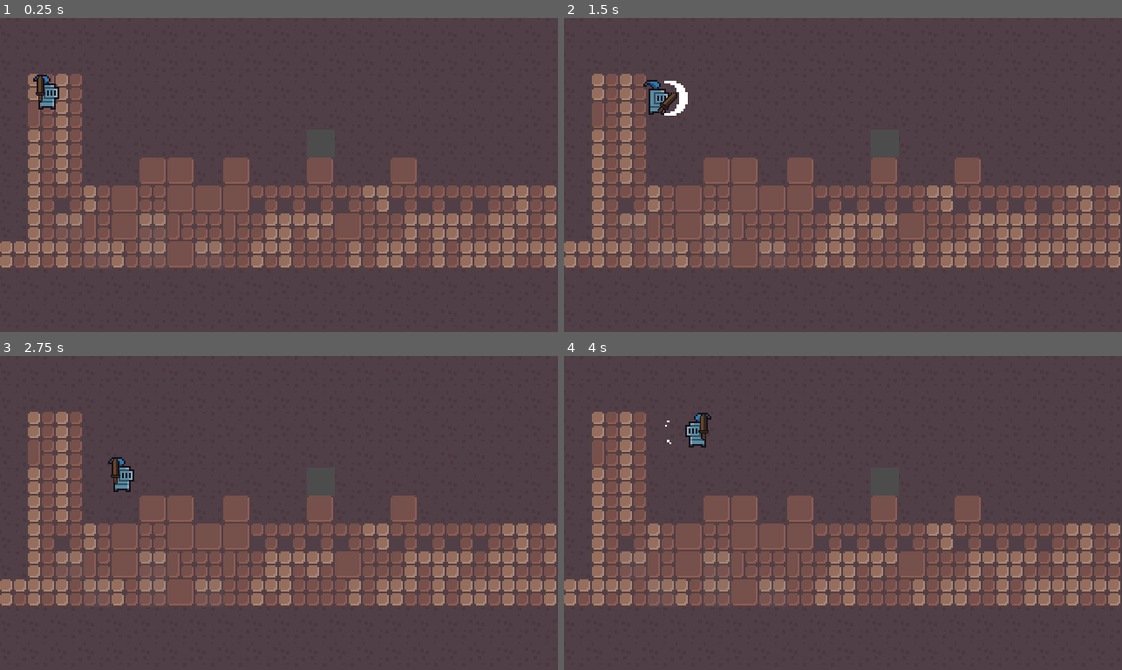
Above: before the commit, frames 1-4 (two rows, left to right).
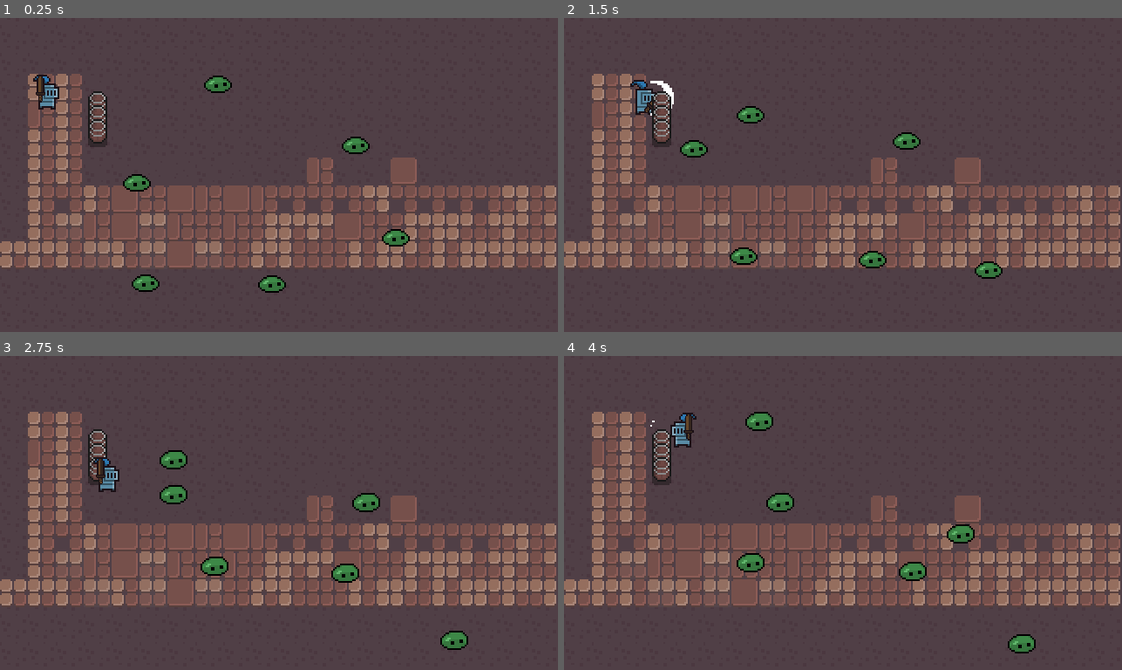
Above: after the commit, the same moments.

Repository: mateusKoppe/get-out-of-this-dungeon
Game: Godot game, scene res://World.tscn
The game is run twice, just before and just after one commit, with the same random seed, the same clock (stepped at 60 frames per second) and the same inputs.
Inputs:
- Up to frame 1 (0.25 s): no input
- Up to frame 2 (1.5 s): hold Right (ui_right) 0.53-1.28 s; tap Space (attack) at 0.6, 1.35 s; hold Down (ui_down) from 1.28 s (still down)
- Up to frame 3 (2.75 s): release Down (ui_down) at 2.03 s; hold Right (ui_right) from 2.03 s (still down); tap Space (attack) at 2.1 s
- Up to frame 4 (4 s): release Right (ui_right) at 2.78 s; hold Up (ui_up) 2.78-3.53 s; tap Space (attack) at 2.85, 3.6 s; hold Left (ui_left) from 3.53 s (still down)

The runs differ from the first frame. In frame 1, 3.0% of the frame differs, in the area x 15-74%, y 18-88%; in frame 2, 3.7%; in frame 3, 3.7%; in frame 4, 3.9%, in the area x 15-85%, y 17-95%.

Commit message:
Implement enemies

Diff:
--- /dev/null
+++ b/Enemies/Slime.gd
@@ -0,0 +1,15 @@
+extends KinematicBody2D
+
+export var MAX_SPEED = 20
+export var ACCELERATION = 5
+
+var move_direction = Vector2.ZERO
+var target_direction = Vector2.ZERO
+
+func _physics_process(delta):
+	var direction = global_position.direction_to(target_direction)
+	move_direction = move_direction.move_toward(direction * MAX_SPEED, ACCELERATION)
+	move_and_slide(move_direction)
+
+func _on_Wander_new_target_position(direction):
+	target_direction = direction
--- /dev/null
+++ b/Enemies/Slime.tscn
@@ -0,0 +1,59 @@
+[gd_scene load_steps=12 format=2]
+
+[ext_resource path="res://Enemies/slime_run_spritesheeet.png" type="Texture" id=1]
+[ext_resource path="res://Enemies/Wander.tscn" type="PackedScene" id=2]
+[ext_resource path="res://Enemies/Slime.gd" type="Script" id=3]
+
+[sub_resource type="AtlasTexture" id=1]
+atlas = ExtResource( 1 )
+region = Rect2( 0, 0, 16, 16 )
+
+[sub_resource type="AtlasTexture" id=2]
+atlas = ExtResource( 1 )
+region = Rect2( 16, 0, 16, 16 )
+
+[sub_resource type="AtlasTexture" id=3]
+atlas = ExtResource( 1 )
+region = Rect2( 32, 0, 16, 16 )
+
+[sub_resource type="AtlasTexture" id=4]
+atlas = ExtResource( 1 )
+region = Rect2( 48, 0, 16, 16 )
+
+[sub_resource type="AtlasTexture" id=5]
+atlas = ExtResource( 1 )
+region = Rect2( 64, 0, 16, 16 )
+
+[sub_resource type="AtlasTexture" id=6]
+atlas = ExtResource( 1 )
+region = Rect2( 80, 0, 16, 16 )
+
+[sub_resource type="SpriteFrames" id=7]
+animations = [ {
+"frames": [ SubResource( 1 ), SubResource( 2 ), SubResource( 3 ), SubResource( 4 ), SubResource( 5 ), SubResource( 6 ) ],
+"loop": true,
+"name": "default",
+"speed": 10.0
+} ]
+
+[sub_resource type="CircleShape2D" id=8]
+radius = 3.16068
+
+[node name="Slime" type="KinematicBody2D"]
+script = ExtResource( 3 )
+
+[node name="AnimatedSprite" type="AnimatedSprite" parent="."]
+position = Vector2( 0, -7.27704 )
+frames = SubResource( 7 )
+frame = 1
+playing = true
+
+[node name="CollisionShape2D" type="CollisionShape2D" parent="."]
+position = Vector2( 0, -4.84739 )
+shape = SubResource( 8 )
+
+[node name="Wander" parent="." instance=ExtResource( 2 )]
+wander_range = 60
+target_interval = 4
+target_interval_range = 1
+[connection signal="new_target_position" from="Wander" to="." method="_on_Wander_new_target_position"]
--- /dev/null
+++ b/Enemies/Wander.tscn
@@ -0,0 +1,10 @@
+[gd_scene load_steps=2 format=2]
+
+[ext_resource path="res://Wander.gd" type="Script" id=1]
+
+[node name="Wander" type="Node2D"]
+script = ExtResource( 1 )
+
+[node name="Timer" type="Timer" parent="."]
+one_shot = true
+[connection signal="timeout" from="Timer" to="." method="_on_Timer_timeout"]
--- /dev/null
+++ b/Map/Barrel.tscn
@@ -0,0 +1,16 @@
+[gd_scene load_steps=3 format=2]
+
+[ext_resource path="res://Map/barrel.png" type="Texture" id=1]
+
+[sub_resource type="RectangleShape2D" id=1]
+extents = Vector2( 4.93477, 3.65128 )
+
+[node name="Barrel" type="StaticBody2D"]
+
+[node name="Sprite" type="Sprite" parent="."]
+position = Vector2( 0.574524, -6.15962 )
+texture = ExtResource( 1 )
+
+[node name="CollisionShape" type="CollisionShape2D" parent="."]
+position = Vector2( 0, -4.92218 )
+shape = SubResource( 1 )
--- a/Player/Player.tscn
+++ b/Player/Player.tscn
@@ -289,6 +289,9 @@
 "values": [ 0.0 ]
 }
 
+[sub_resource type="RectangleShape2D" id=5]
+extents = Vector2( 2.29694, 5.02316 )
+
 [node name="Player" type="KinematicBody2D"]
 script = ExtResource( 2 )
 
@@ -317,3 +320,8 @@
 position = Vector2( 3.721, -11.927 )
 scale = Vector2( 0.731908, 0.731908 )
 texture = ExtResource( 3 )
+
+[node name="CollisionShape" type="CollisionShape2D" parent="."]
+position = Vector2( 0, -2.83889 )
+rotation = 1.5708
+shape = SubResource( 5 )
--- /dev/null
+++ b/Wander.gd
@@ -0,0 +1,47 @@
+extends Node2D
+
+export var wander_range = 25
+export var around_origin = true
+export var target_interval = 3
+export var target_interval_range = 0
+
+var target_direction = Vector2.ZERO
+
+const MIN_INTERVAL = 1
+
+onready var start_position = global_position
+
+signal new_target_position
+
+func get_interval_in_range():
+	var min_interval = min(MIN_INTERVAL, target_interval - target_interval_range)
+	var max_interval = max(MIN_INTERVAL, target_interval + target_interval_range)
+	return rand_range(min_interval, max_interval)
+
+func get_pivot():
+	return start_position if around_origin else global_position
+
+func get_random_direction():
+	var direction = Vector2(
+		rand_range(-wander_range, wander_range),
+		rand_range(-wander_range, wander_range)
+	)
+	return direction
+
+func refresh_target_position():
+	var pivot = get_pivot()
+	var direction = get_random_direction()
+	target_direction = pivot + direction
+	emit_signal("new_target_position", target_direction)
+
+func start_timeout(duration):
+	$Timer.start(duration)
+
+func _ready():
+	randomize()
+	refresh_target_position()
+	start_timeout(get_interval_in_range())
+
+func _on_Timer_timeout():
+	refresh_target_position()
+	start_timeout(get_interval_in_range())
--- a/World.tscn
+++ b/World.tscn
@@ -19,6 +19,8 @@
 [ext_resource path="res://Map/floor/floor_6.png" type="Texture" id=17]
 [ext_resource path="res://Map/floor/floor_side2.png" type="Texture" id=18]
 [ext_resource path="res://Player/Player.tscn" type="PackedScene" id=19]
+[ext_resource path="res://Map/Barrel.tscn" type="PackedScene" id=20]
+[ext_resource path="res://Enemies/Slime.tscn" type="PackedScene" id=21]
 
 [sub_resource type="TileSet" id=1]
 0/name = "floor_1.png 0"
@@ -280,7 +282,36 @@
 tile_set = SubResource( 1 )
 cell_size = Vector2( 16, 16 )
 format = 1
-tile_data = PoolIntArray( 0, 4, 0, 1, 4, 0, 2, 4, 0, 3, 4, 0 …(1100 unchanged characters)…  4, 0, 262153, 4, 0, 262154, 4, 0, 262156, 4, 0, 262157, 4, 0, 262158, 4, 0, 262159, 4, 0, 262160, 4, 0, 262161, 4, 0, 262162, 4, 0, 262163, 4, 0, 327680, 4, 0, 327681, 11, 0, 327682, 11, 0, 327683, 4, 0, 327684, 4, 0, 327685, 1, 0, 327686, 1, 0, 327687, 4, 0, 327688, 1, 0, 327689, 4, 0, 327690, 4, 0, 327691, 1, 0, 327692, 4, 0, 327693, 4, 0, 327694, 1, 0, 327695, 4, 0, 327696, 4, 0, 327697, 4, 0, 327698, 4, 0, 327699, 4, 0, 393216, 4, 0, 393217, 11, 0, 393218, 2, 0, 393219, 11, 0, 393220, 1, 0, 393221, 0, 0, 393222, 1, 0, 393223, 1, 0, 393224, 1, 0, 393225, 2, 0, 393226, 2, 0, 393227, 2, 0, 393228, …(1537 unchanged characters)…
-
-[node name="Player" parent="." instance=ExtResource( 19 )]
+tile_data = PoolIntArray( 0, 4, 0, 1, 4, 0, 2, 4, 0, 3, 4, 0 …(1100 unchanged characters)…  4, 0, 262153, 4, 0, 262154, 4, 0, 262155, 9, 0, 262156, 4, 0, 262157, 4, 0, 262158, 4, 0, 262159, 4, 0, 262160, 4, 0, 262161, 4, 0, 262162, 4, 0, 262163, 4, 0, 327680, 4, 0, 327681, 11, 0, 327682, 11, 0, 327683, 4, 0, 327684, 4, 0, 327685, 9, 0, 327686, 9, 0, 327687, 4, 0, 327688, 9, 0, 327689, 4, 0, 327690, 4, 0, 327691, 3, 0, 327692, 4, 0, 327693, 4, 0, 327694, 1, 0, 327695, 4, 0, 327696, 4, 0, 327697, 4, 0, 327698, 4, 0, 327699, 4, 0, 393216, 4, 0, 393217, 11, 0, 393218, 2, 0, 393219, 11, 0, 393220, 1, 0, 393221, 0, 0, 393222, 1, 0, 393223, 3, 0, 393224, 1, 0, 393225, 3, 0, 393226, 2, 0, 393227, 2, 0, 393228, …(1537 unchanged characters)…
+
+[node name="YSort" type="YSort" parent="."]
+
+[node name="Barrel" parent="YSort" instance=ExtResource( 20 )]
+position = Vector2( 56, 56 )
+
+[node name="Slime" parent="YSort" instance=ExtResource( 21 )]
+position = Vector2( 80, 104 )
+
+[node name="Slime2" parent="YSort" instance=ExtResource( 21 )]
+position = Vector2( 80, 160 )
+
+[node name="Slime3" parent="YSort" instance=ExtResource( 21 )]
+position = Vector2( 208, 80 )
+
+[node name="Slime4" parent="YSort" instance=ExtResource( 21 )]
+position = Vector2( 128, 40 )
+
+[node name="Slime5" parent="YSort" instance=ExtResource( 21 )]
+position = Vector2( 224, 128 )
+
+[node name="Slime6" parent="YSort" instance=ExtResource( 21 )]
+position = Vector2( 152, 160 )
+
+[node name="Barrel2" parent="YSort" instance=ExtResource( 20 )]
+position = Vector2( 56, 64 )
+
+[node name="Barrel3" parent="YSort" instance=ExtResource( 20 )]
+position = Vector2( 56, 72 )
+
+[node name="Player" parent="YSort" instance=ExtResource( 19 )]
 position = Vector2( 27, 52.5 )
Binary file added: Enemies/slime_run_spritesheeet.png
Not shown, added: Enemies/slime_run_spritesheeet.png.import
Binary file added: Map/barrel.png
Not shown, added: Map/barrel.png.import
Not shown: 1 places in Player/Player.tscn that only renumber resources
Not shown: 1 places in World.tscn that only renumber resources
